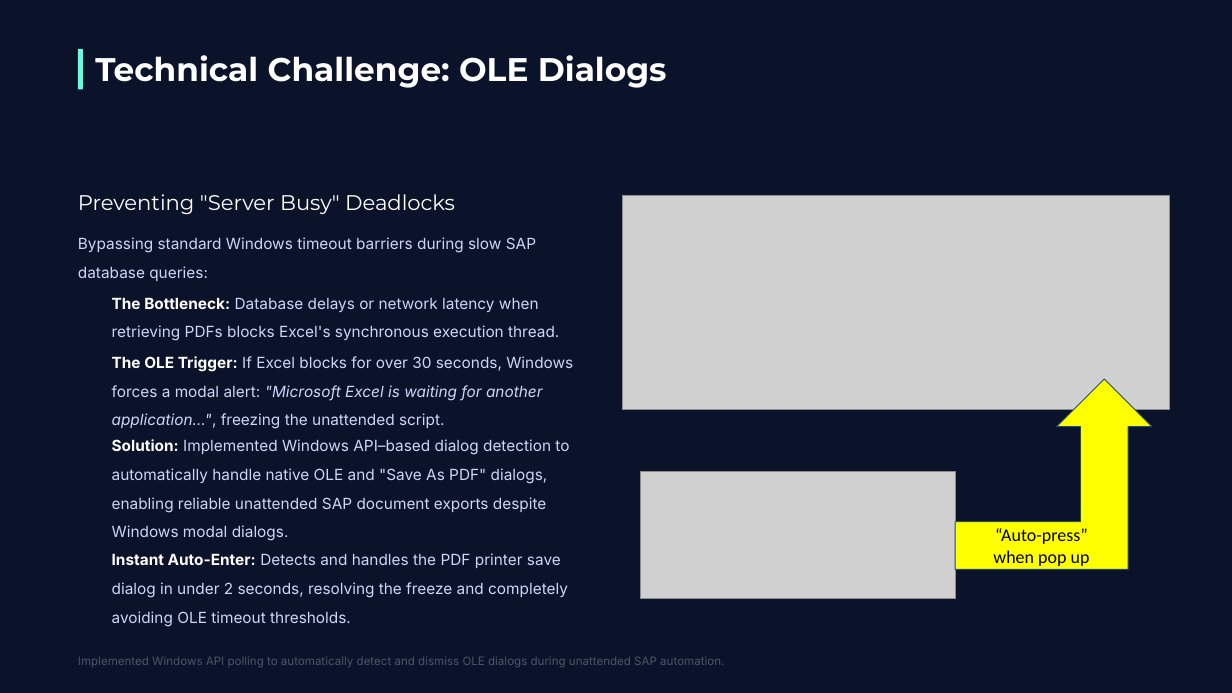
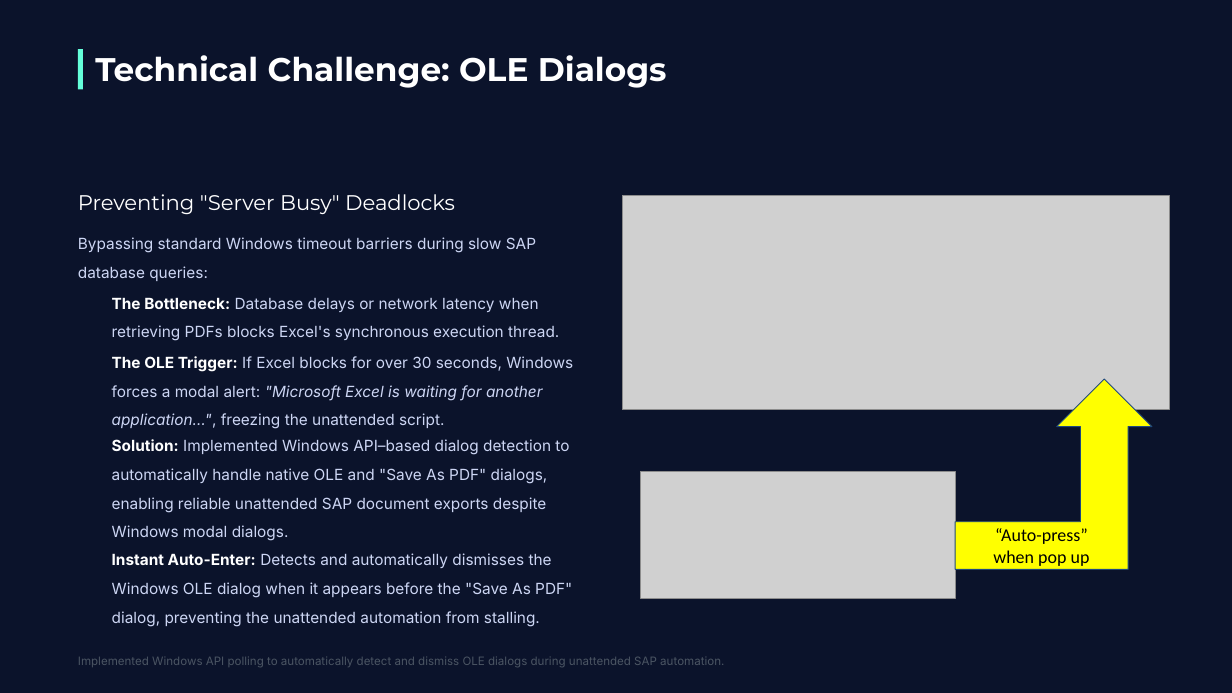
Before and after one commit to seungtaemoon/Portfolio, a slide deck: slide 9 of vba-sap-document-batch-export/Resources/Project_presentation_slides.pptx. Drawn at 1232x693 pixels with LibreOffice and Linux fonts; fonts in the diff are those of the drawing; grey boxes stand for pictures; background and template pictures are left out. Boxes give left, top, right and bottom in pixels: in the first picture for what was removed or moved away, otherwise in the second. Text is boxed around its words. In the diff, an @@ line names an element or a change of style, - is before the commit and + after.

Commit message:
update final presentation

```diff
--- a/vba-sap-document-batch-export/Resources/Project_presentation_slides.pptx
+++ b/vba-sap-document-batch-export/Resources/Project_presentation_slides.pptx
@@ text at [112, 553, 572, 627]: text changed @@
-Instant Auto-Enter: Detects and handles the PDF printer save dialog in under 2 seconds, resolving the freeze and completely avoiding OLE timeout thresholds.
+Instant Auto-Enter: Detects and automatically dismisses the Windows OLE dialog when it appears before the "Save As PDF" dialog, preventing the unattended automation from stalling.
```
